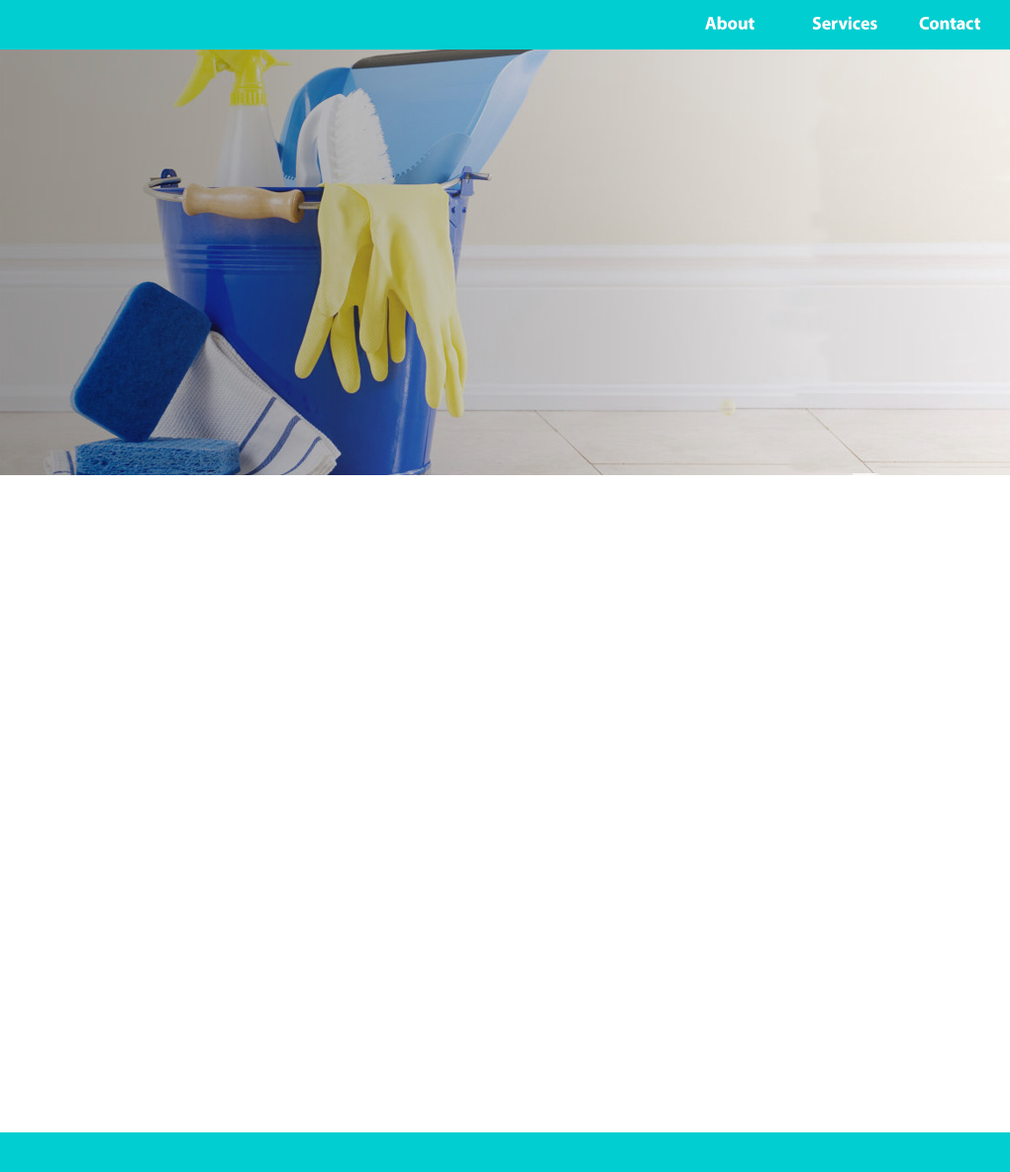
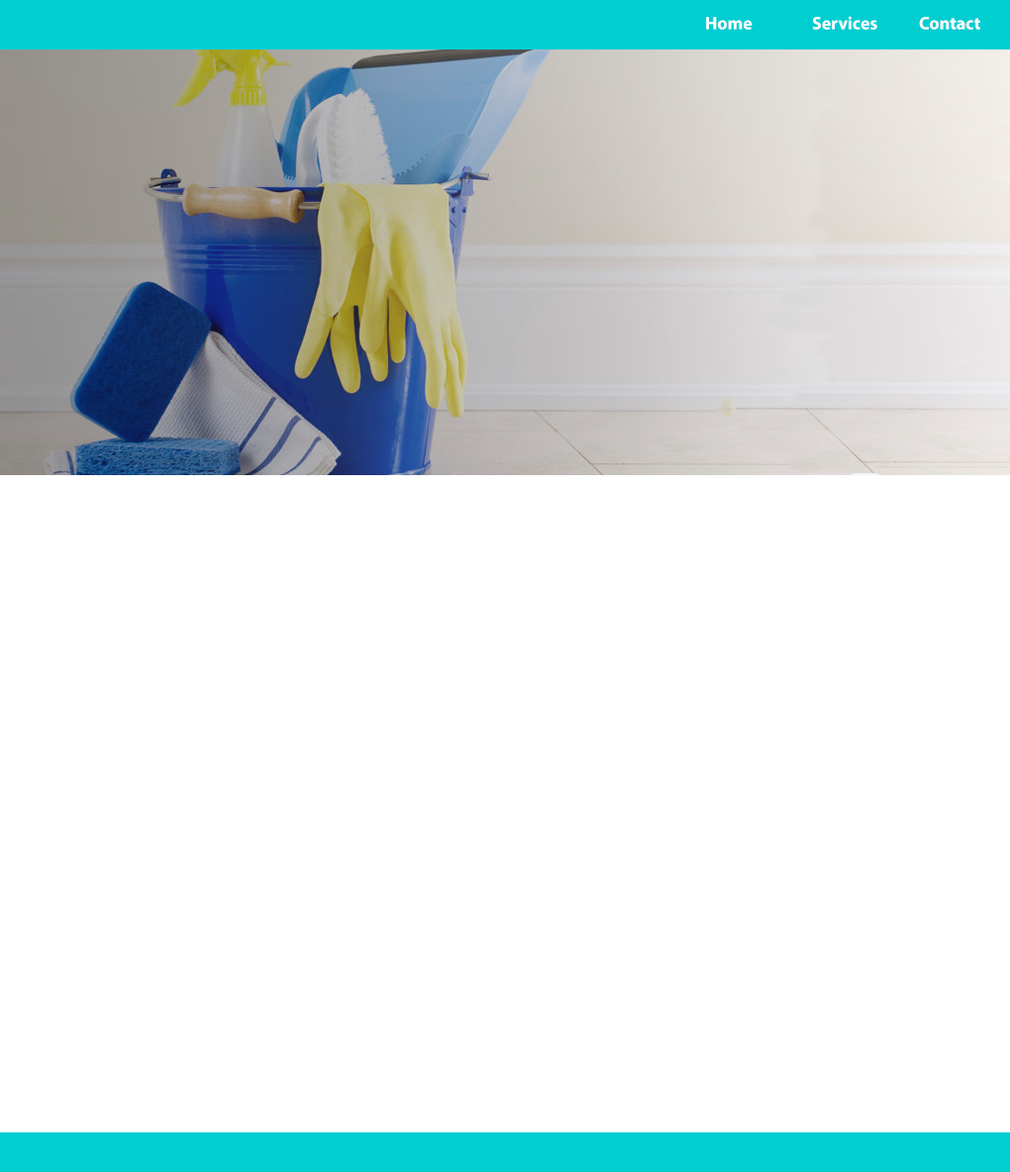
Comparing the layer stacks of the two 1010×1172 images. Changes:
renamed "About Services Contact" to "Home Services Contact", painted on it over [704, 15, 755, 30]
